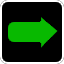
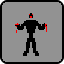
Comparing the layer stacks of the two w=64, h=64 images. Changes:
added layer "Sacrifice Deactivated" above "Sacrifice" over (15, 13, 47, 56)
hid "Move" over (6, 13, 61, 52)
hid "Active" over (0, 0, 64, 64)
added layer "Deactivated" above "Background" over (0, 0, 64, 64)
